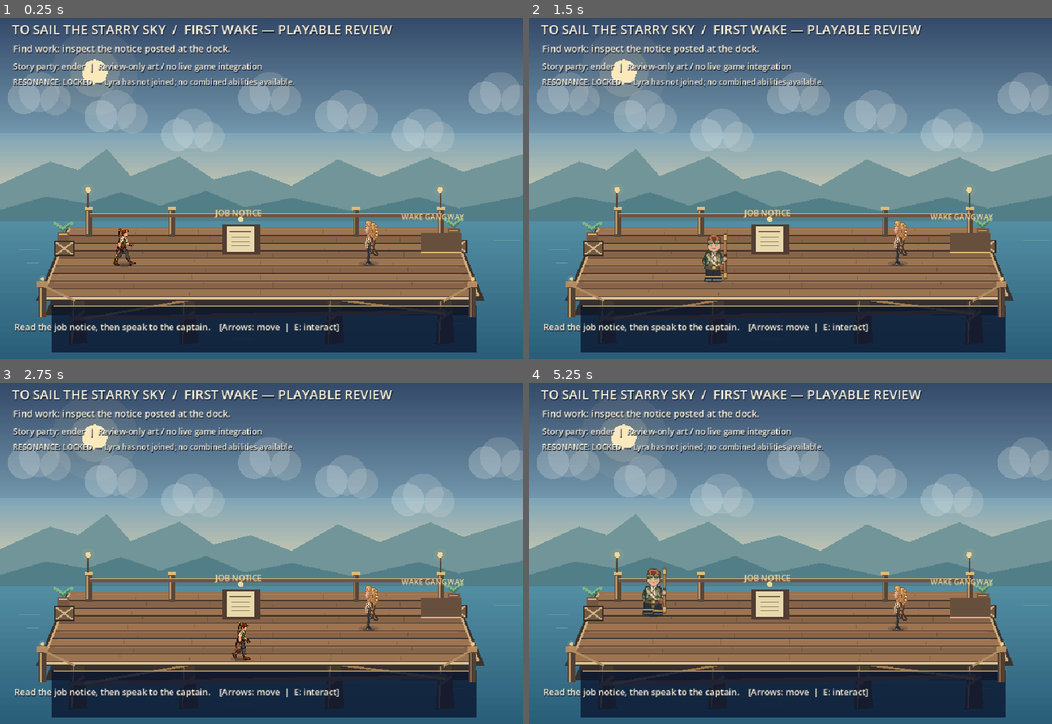
Above: before the commit, frames 1-4 (two rows, left to right).
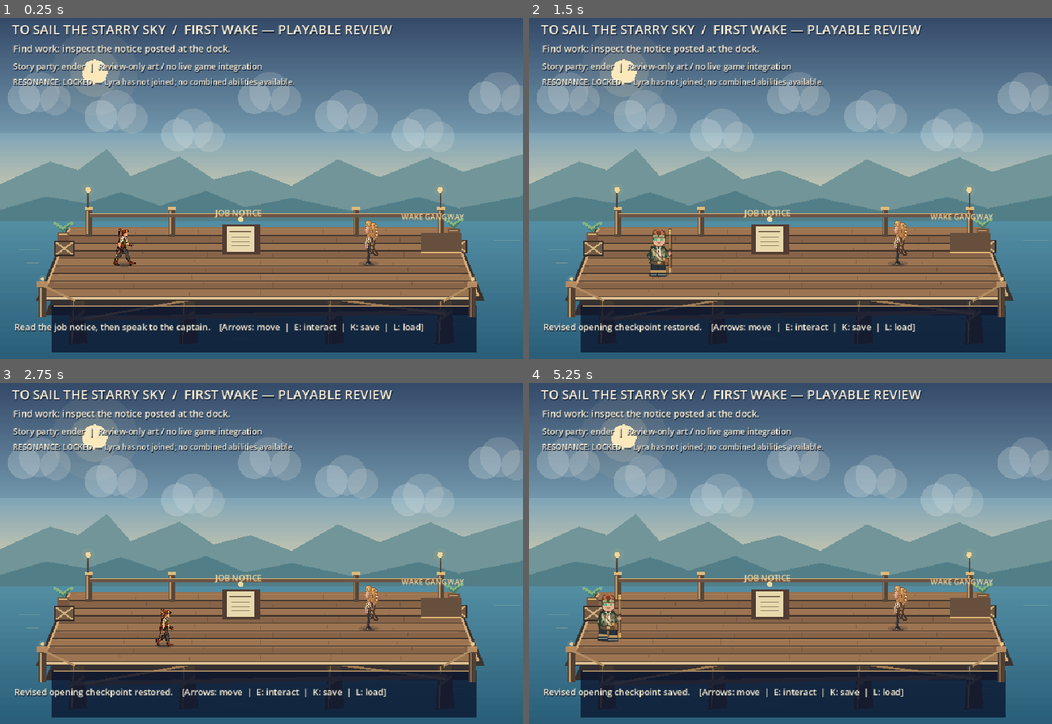
Above: after the commit, the same moments.

Repository: ndrorchestration/ToSailaStarrySky-jrpg
Game: Godot game, scene res://scenes/first_wake_job_preview.tscn
Two runs of this game, one before a commit and one after it. Both use one fixed random seed, a clock stepped at 60 frames per second and the inputs below. This scene is started directly instead of the project's main scene.
Inputs:
- Up to frame 1 (0.25 s): no input
- Up to frame 2 (1.5 s): tap Enter at 0.5 s; hold Right (ui_right) 0.53-1.28 s; tap K at 0.6 s; tap L at 0.8, 1.35 s; hold Down (ui_down) from 1.28 s (still down)
- Up to frame 3 (2.75 s): tap K at 1.55 s; tap Space at 2 s; release Down (ui_down) at 2.03 s; hold Right (ui_right) from 2.03 s (still down); tap 1 (aetherwake_ch1_choice_a) at 2.1 s; tap L at 2.3 s
- Up to frame 4 (5.25 s): release Right (ui_right) at 2.78 s; hold Up (ui_up) 2.78-3.53 s; tap 2 (aetherwake_ch1_choice_b) at 2.85 s; tap K at 3.05, 4.55 s; hold Left (ui_left) 3.53-5.03 s; tap 3 (aetherwake_ch1_choice_c) at 3.6 s; tap L at 3.8 s; tap 4 (aetherwake_ch1_combat_rest) at 4.35 s; hold Down (ui_down) from 5.03 s (still down); tap C (aetherwake_ch1_formula_review) at 5.1 s

The runs differ from the first frame. In frame 1, 0.2% of the frame differs, in the area x 64-81%, y 89-93%; in frame 2, 1.8%, in the area x 4-74%, y 61-93%; in frame 3, 1.3%; in frame 4, 1.8%.

Commit message:
feat(godot): give Ionia-first playable scene isolated v2 K/L checkpoint, staged restore and original v1 isolation

Diff:
--- a/godot/scripts/first_wake_job_preview.gd
+++ b/godot/scripts/first_wake_job_preview.gd
@@ -5,6 +5,8 @@
 ## No flight, water physics, save migration, release or new combat permissions.
 
 const Opening = preload("res://scripts/first_wake_revised_opening_contract.gd")
+const RevisedCodec = preload("res://scripts/first_wake_revised_checkpoint_codec.gd")
+const SaveStore = preload("res://scripts/first_wake_chapter1_save_store.gd")
 const ResonanceRoster = preload("res://scripts/first_wake_resonance_roster_gate.gd")
 const Actor = preload("res://scripts/pilot_actor.gd")
 const Dock = preload("res://scripts/dock_depth_review.gd")
@@ -25,6 +27,7 @@
 const ENGINEERING_ITEMS := ["reference", "containment", "fuel"]
 
 var opening = Opening.new()
+var revised_save_store = SaveStore.new()
 var resonance_roster_gate = ResonanceRoster.new()
 var room: String = "dock"
 var flyer_read: bool = false
@@ -155,6 +158,19 @@
     draw_line(Vector2(96, 535), Vector2(872, 535), Color("#bfa075"), 2.0)
 
 func _unhandled_input(event: InputEvent) -> void:
+    if event is InputEventKey and event.pressed and not event.echo:
+        if event.keycode == KEY_K:
+            var saved: Dictionary = save_revised_checkpoint()
+            last_message = "Revised opening checkpoint saved." if bool(saved.get("ok", false)) else "Save unavailable: " + str(saved.get("error", saved.get("reason", "unknown")))
+            _sync_presentation()
+            get_viewport().set_input_as_handled()
+            return
+        if event.keycode == KEY_L:
+            var loaded: Dictionary = load_revised_checkpoint()
+            last_message = "Revised opening checkpoint restored." if bool(loaded.get("ok", false)) else "Load unavailable: " + str(loaded.get("error", loaded.get("reason", "unknown")))
+            _sync_presentation()
+            get_viewport().set_input_as_handled()
+            return
     if event.is_action_pressed(InputPolicy.INTERACT) and not event.is_echo():
         interact()
         get_viewport().set_input_as_handled()
@@ -225,6 +241,56 @@
     _sync_presentation()
     return false
 
+func export_revised_checkpoint() -> Dictionary:
+    if dialogue_open:
+        return {}
+    return RevisedCodec.encode(opening, flyer_read, room, inspected_items, ender.position)
+
+func restore_revised_checkpoint(snapshot: Variant) -> bool:
+    # Fully validate/reconstruct the story before changing ANY scene state.
+    # No old Chapter I v1 save may be interpreted as this new review format.
+    var staged: Dictionary = RevisedCodec.restore(snapshot)
+    if not bool(staged.get("ok", false)):
+        return false
+    opening = staged["opening"]
+    flyer_read = bool(staged["flyer_read"])
+    room = str(staged["room"])
+    inspected_items.clear()
+    for item in staged["inspections"]:
+        inspected_items.append(str(item))
+    dialogue_open = false
+    dialogue_lines.clear()
+    dialogue_event = ""
+    dialogue_cursor = 0
+    dialogue_character = ""
+    dock_background.visible = room == "dock"
+    dock_foreground.visible = room == "dock"
+    ender.walking_bounds = DOCK_BOUNDS if room == "dock" else ROOM_BOUNDS
+    ender.position = staged["player_position"]
+    ender.player_controlled = opening.step_key() != "preflight"
+    ionia.walking_bounds = DOCK_BOUNDS if room == "dock" else ROOM_BOUNDS
+    ionia.position = IONIA_DOCK_POSITION if room == "dock" else Vector2(149, 470)
+    ionia.set_ionia_stage_art_enabled(true, "west" if room == "dock" else "east")
+    last_message = "Revised opening review checkpoint restored; no new combat authorization."
+    _sync_presentation()
+    return true
+
+func save_revised_checkpoint() -> Dictionary:
+    var snapshot: Dictionary = export_revised_checkpoint()
+    if snapshot.is_empty():
+        return {"ok": false, "reason": "invalid_or_active_dialogue_state"}
+    return revised_save_store.save_snapshot(snapshot, RevisedCodec.SLOT_PATH, RevisedCodec)
+
+func load_revised_checkpoint() -> Dictionary:
+    if dialogue_open:
+        return {"ok": false, "reason": "dialogue_in_progress"}
+    var read: Dictionary = revised_save_store.load_snapshot(RevisedCodec.SLOT_PATH, RevisedCodec)
+    if not bool(read.get("ok", false)):
+        return read
+    if not restore_revised_checkpoint(read["snapshot"]):
+        return {"ok": false, "reason": "revised_checkpoint_restore_rejected"}
+    return read
+
 func _enter_engineering_room() -> void:
     if not ("ionia" in opening.active_party_ids) or opening.step_key() != "engineering":
         return
@@ -314,6 +380,6 @@
     else:
         dialogue_speaker.visible = false
         dialogue_text.visible = false
-        hint.text = last_message + "    [Arrows: move  |  E: interact]"
+        hint.text = last_message + "    [Arrows: move  |  E: interact  |  K: save  |  L: load]"
     hint.visible = not dialogue_open
     queue_redraw()
